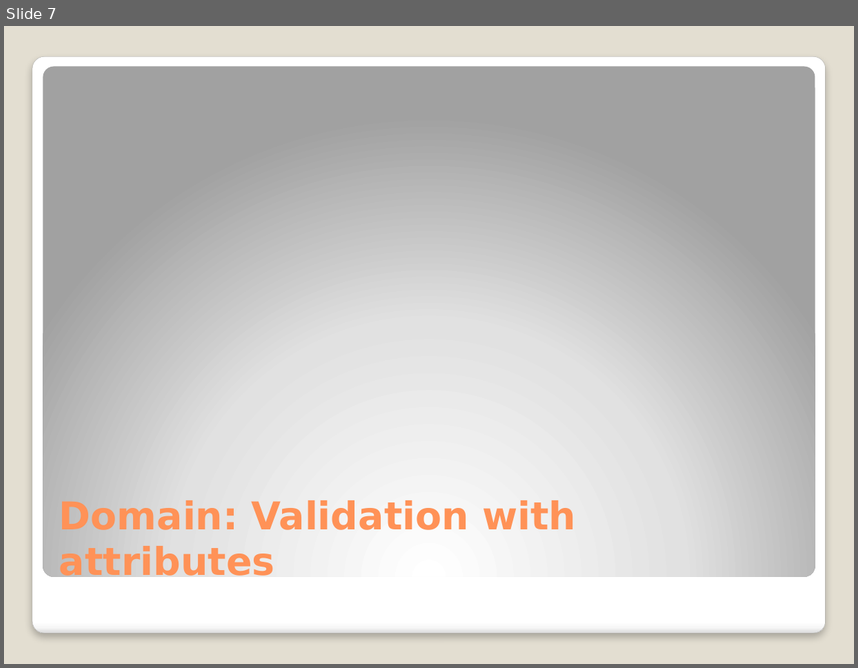
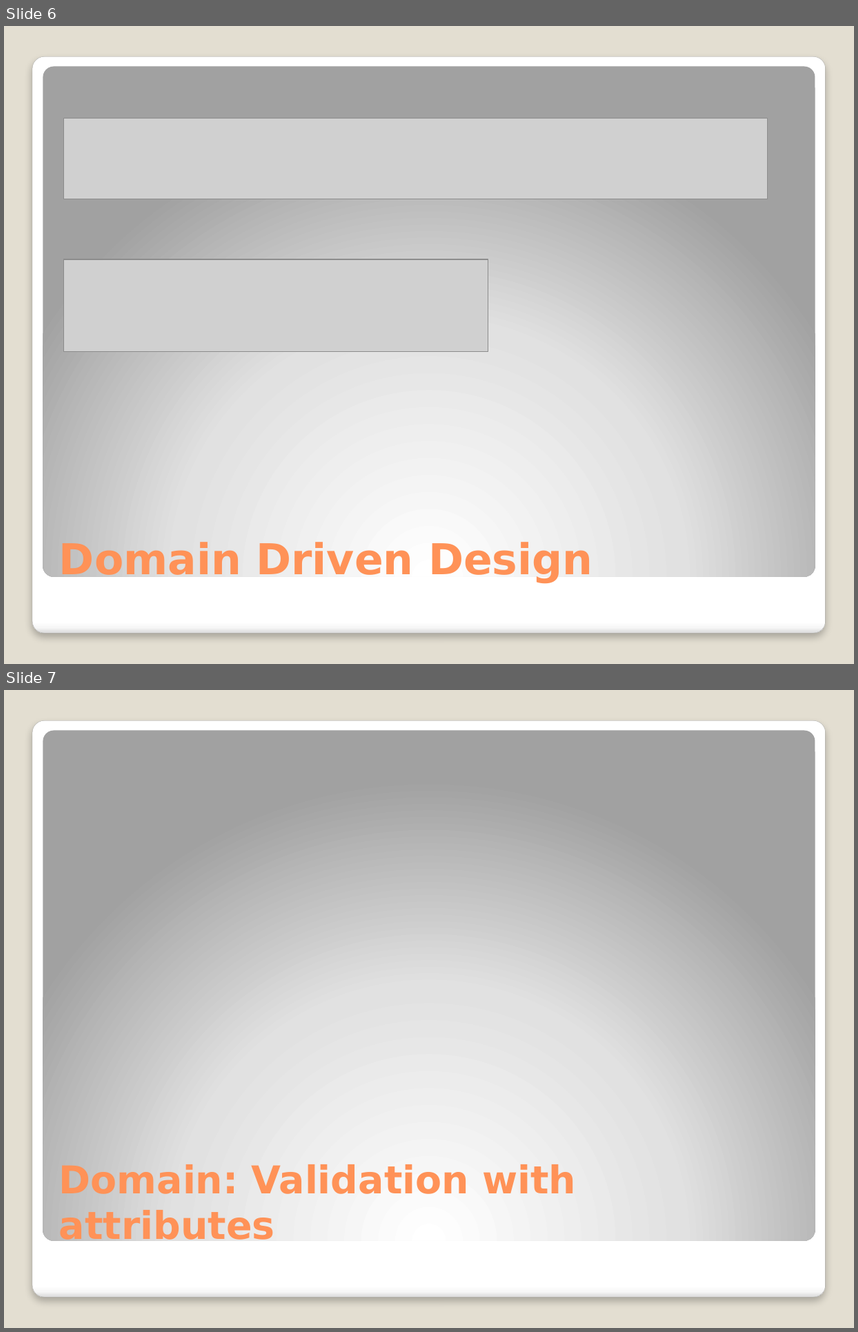
Before and after one commit to michelgrootjans/dkvlessonslearned, a slide deck: slides/Technical Session/Lessons learned.pptx. Shown one above the other, each under a label of ours: slide 7 before the commit, slides 6 and 7 after it. The pictures are 858x668 and 858x1332 pixels, drawn with LibreOffice and Linux fonts; fonts in the diff are those of the drawing; grey boxes stand for pictures. Boxes give left, top, right and bottom in pixels: in the first picture for what was removed or moved away, otherwise in the second. Text is boxed around its words. In the diff, an @@ line names an element or a change of style, - is before the commit and + after.

```diff
--- a/slides/Technical Session/Lessons learned.pptx
+++ b/slides/Technical Session/Lessons learned.pptx
@@ slide 6 added at (4, 26, 854, 664), background #E3DED1; not listed: 2 template elements that a slide beside it also shows @@
@@ picture added at (63, 118, 767, 198) @@
@@ picture added at (63, 259, 488, 351) @@
@@ title added at (59, 540, 593, 584), 36 pt, text #FF9258, bold @@
+Domain Driven Design
```
Also in this commit, not shown: 3 slides changed, 7 other slides added, 1 slide removed, 3 other files.
